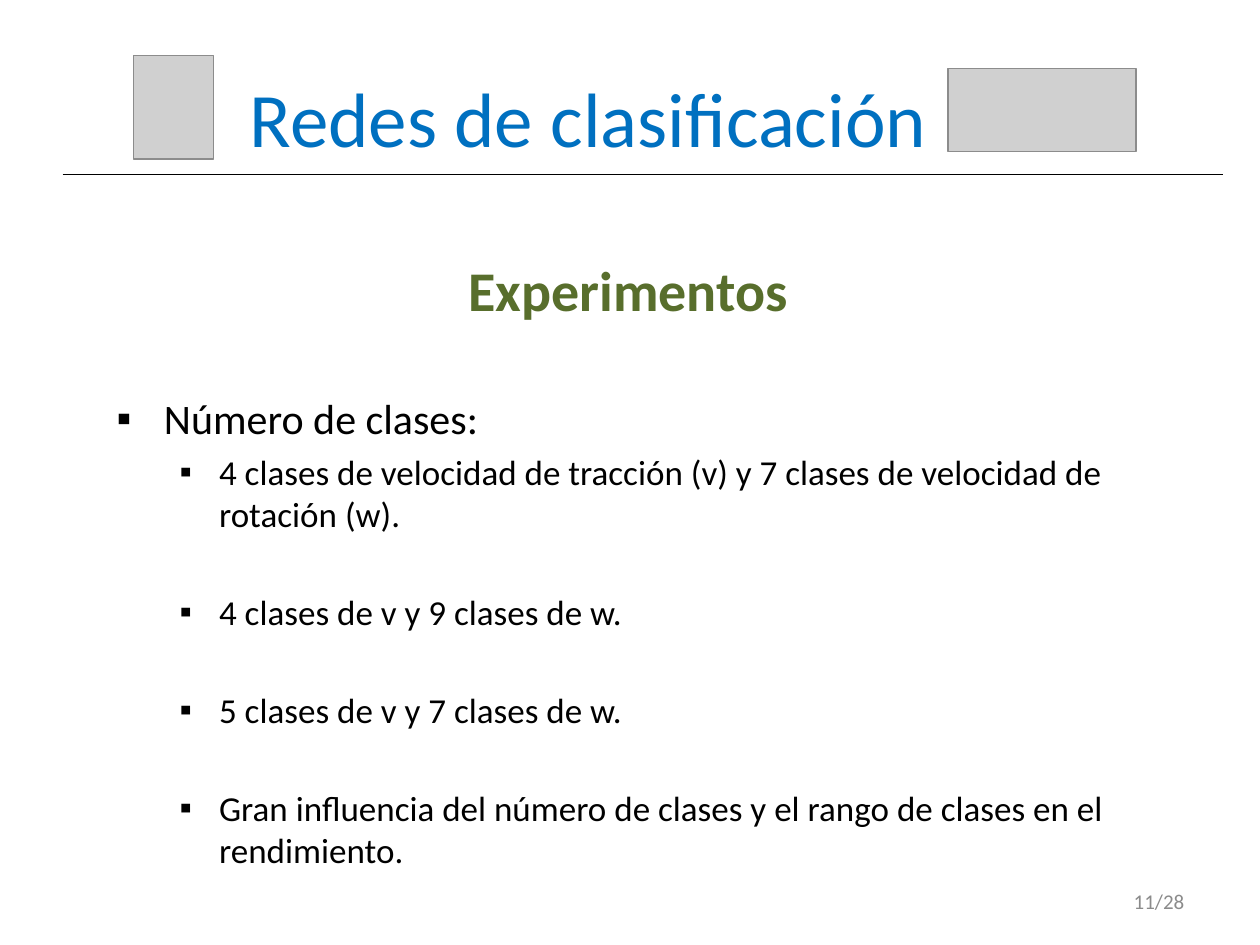
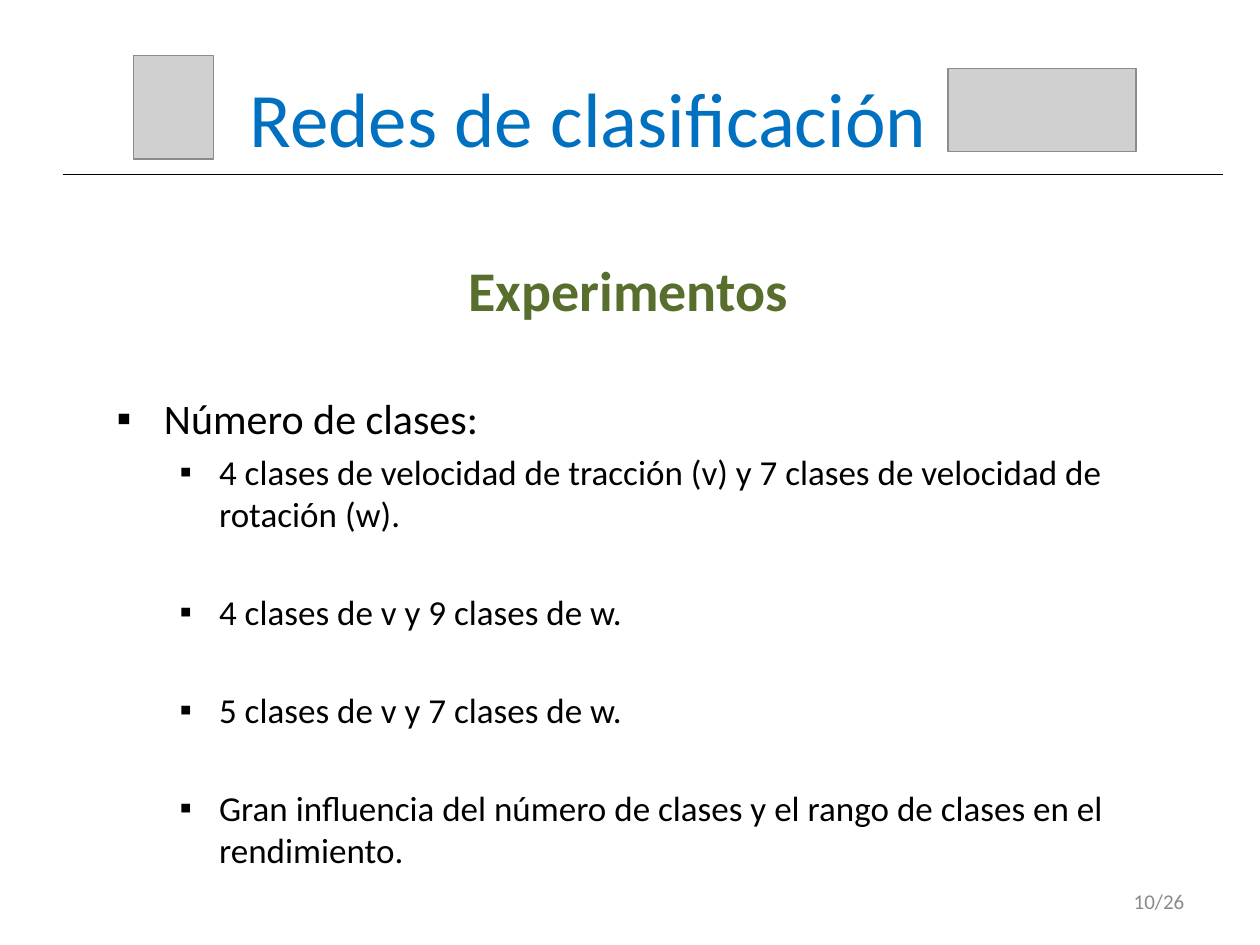
Before and after one commit to RoboticsLabURJC/2017-tfm-vanessa-fernandez, a slide deck: slide 11 of Memoria/Presentación.pptx (slide 12 before the commit). Drawn at 1260x945 pixels with LibreOffice and Linux fonts; fonts in the diff are those of the drawing; grey boxes stand for pictures. Boxes give left, top, right and bottom in pixels: in the first picture for what was removed or moved away, otherwise in the second. Text is boxed around its words. In the diff, an @@ line names an element or a change of style, - is before the commit and + after.

```diff
--- a/Memoria/Presentación.pptx
+++ b/Memoria/Presentación.pptx
@@ text at (x1=1134, y1=894, x2=1185, y2=910): text changed @@
-11/28
+10/26
```
Also in this commit, not shown: 25 other slides changed, 2 slides removed.
